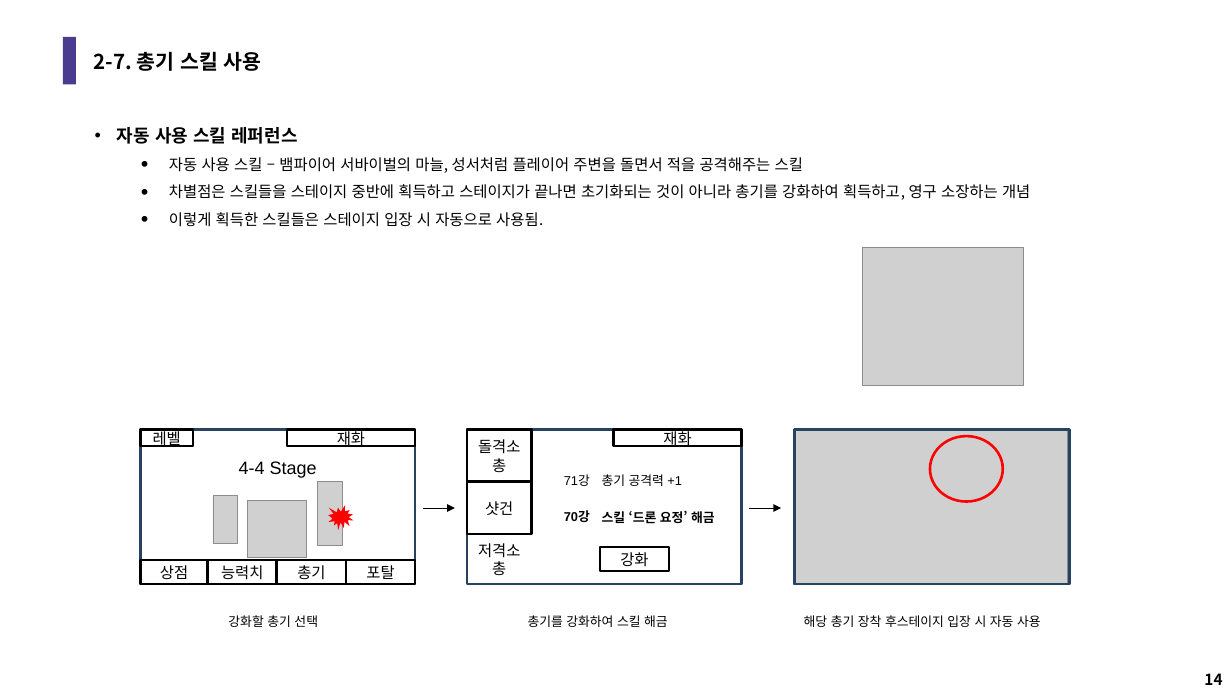
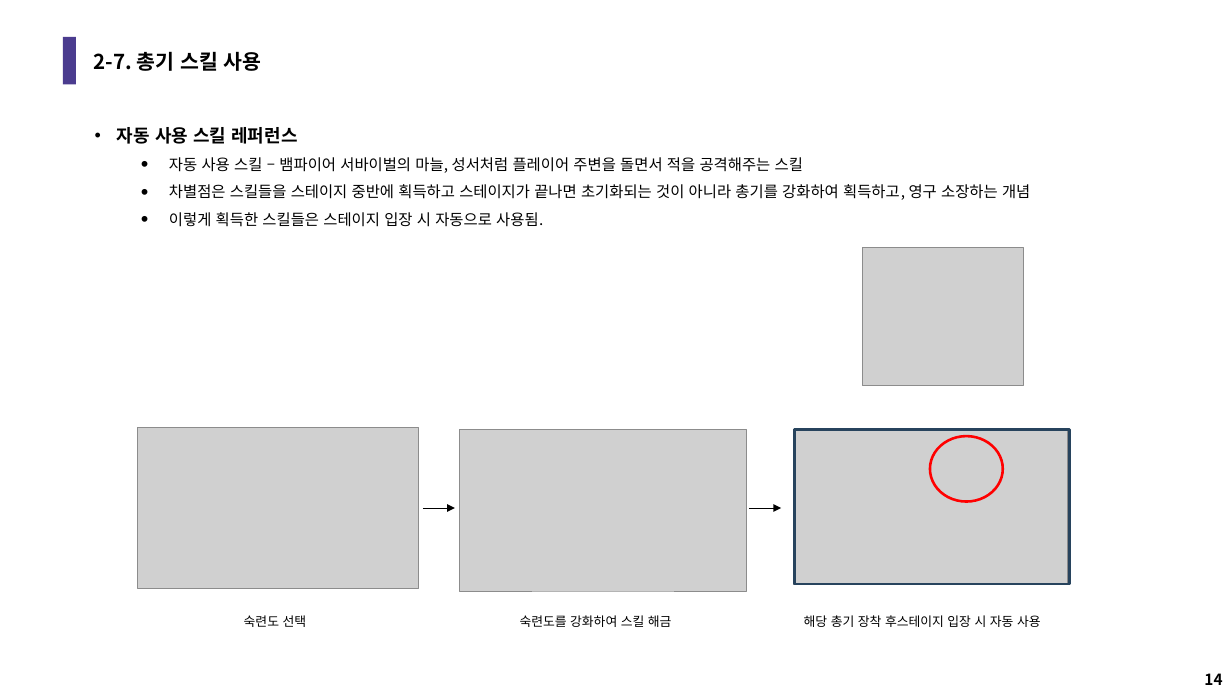
Before and after one commit to LuBly/Team_Pearl, a slide deck: slide 14 of GameDesign/팀펄_전투시스템기획.pptx. Drawn at 1232x693 pixels with LibreOffice and Linux fonts; fonts in the diff are those of the drawing; grey boxes stand for pictures. Boxes give left, top, right and bottom in pixels: in the first picture for what was removed or moved away, otherwise in the second. Text is boxed around its words. In the diff, an @@ line names an element or a change of style, - is before the commit and + after.

```diff
--- a/GameDesign/팀펄_전투시스템기획.pptx
+++ b/GameDesign/팀펄_전투시스템기획.pptx
@@ picture added at [138, 427, 418, 589] @@
@@ group removed at [140, 430, 416, 584]: 7 rectangles, 3 pictures, 1 text, 1 irregular seal @@
-4-4 Stage
-포탈
-총기
-능력치
-상점
-재화
-레벨
@@ picture added at [459, 430, 747, 592] @@
@@ group removed at [467, 430, 742, 584]: 5 rectangles, 5 texts @@
-재화
-돌격소총
-샷건
-저격소총
-70강
-강화
-스킬 ‘드론 요정’ 해금
-71강
-총기 공격력 +1
@@ text at [244, 615, 307, 627]: text changed @@
-강화할 총기 선택
+숙련도 선택
@@ text at [520, 615, 672, 627]: text changed @@
-총기를 강화하여 스킬 해금
+숙련도를 강화하여 스킬 해금
```
Also in this commit, not shown: 2 other slides changed, 5 other files.
